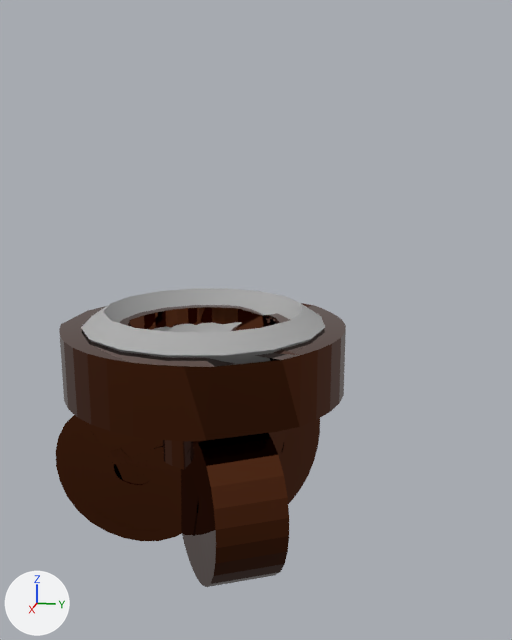
Before and after pictures for a commit that changed the Blender file Blends/AncientRuins/ancient_clutter.blend.
One viewpoint serves both versions: a 50 mm camera at (5.11, 1.42, 2.9) aimed at (-0.01, 0.4, 1.62). Lighting does not change. The marker at lower left points along +X, +Y and +Z. The older version comes first.

The scene before the commit, as lines of its bpy script (objects in view):
```python
me_basin = bpy.data.meshes.new('Basin')
me_basin.from_pydata(...)  # 49 vertices, 48 faces; spans x -0.92..0.92, y -0.92..0.92, z 0.97..1.59
me_basin.polygons.foreach_set('use_smooth', [True] * 48)
me_basin.materials.append(mat_ancientconcrete)  # grey #adadad
me_handler = bpy.data.meshes.new('Handler')
me_handler.from_pydata(...)  # 45 vertices, 0 faces, 48 loose edges; spans x -0.88..0.88, y -0.98..0.84, z 0.01..1.32
me_handler.materials.append(mat_ancientmetal)  # brown #693a22
ob_basin = bpy.data.objects.new('Basin', me_basin)
ob_basin.location = (0.0, 0.0, 0.0)
_m = ob_basin.modifiers.new('Solidify', 'SOLIDIFY')
_m.thickness = 0.2
ob_handler = bpy.data.objects.new('Handler', me_handler)
ob_handler.location = (0.0, 0.0, 0.0)
_m = ob_handler.modifiers.new('Subdivision', 'SUBSURF')
_m = ob_handler.modifiers.new('Skin', 'SKIN')
```
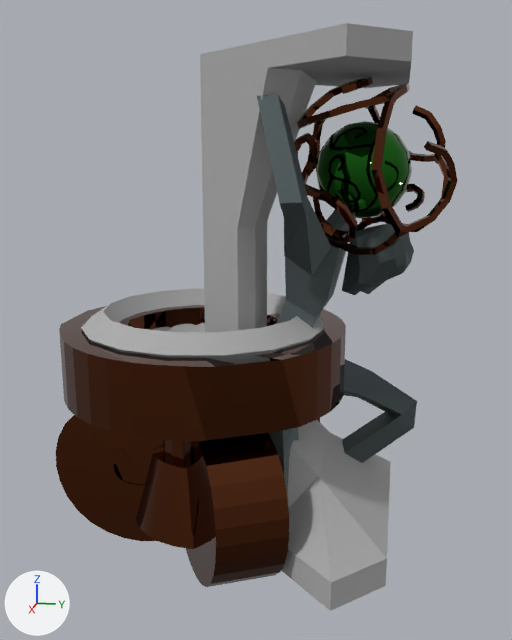
Location of each change, [x1, y1, x2, y2] in pixels of the pictures (512 x 640 px):
'Atlas', added
    after: [200, 23, 457, 611]
    faces in mat_ancientconcrete (grey #adadad): [200, 23, 413, 611]
    faces in mat_ancientman (dark grey #636c6e): [257, 95, 417, 496]
    faces in mat_ancientmetal (brown #693a22): [294, 76, 457, 255]
    faces in mat_sphere (dark green #277324): [316, 121, 412, 219]
'Connector', added (brown)
    after: [136, 454, 194, 549]

The change, as a list of edits to the scene's bpy script:
```text
Add mat_sphere:
    mat_sphere = principled_material('Sphere')
    mat_sphere.base_color = (0.0206, 0.17, 0.0177)  # dark green #277324
    mat_sphere.metallic = 1.0
    mat_sphere.roughness = 0.0
Add mat_ancientman:
    mat_ancientman = principled_material('AncientMan')
    mat_ancientman.base_color = (0.124, 0.151, 0.155)  # dark grey #636c6e
    mat_ancientman.metallic = 1.0
    mat_ancientman.roughness = 0.7
Add me_connector:
    me_connector.from_pydata(...)  # 64 vertices, 34 faces; spans x -0.572..0.574, y -0.585..0.589, z -0.131..0.66
    me_connector.polygons.foreach_set('use_smooth', [True] * 34)
    me_connector.materials.append(mat_ancientmetal)  # brown #693a22
Add me_atlas:
    me_atlas.from_pydata(...)  # 1778 vertices, 1803 faces, 1 loose edge; spans x -1.11..1.11, y -0.15..1.79, z 0.0..3.52
    # faces by material slot: [162, 43, 1470, 128]
    me_atlas.materials.append(mat_ancientman)  # dark grey #636c6e
    me_atlas.materials.append(mat_ancientconcrete)  # grey #adadad
    me_atlas.materials.append(mat_ancientmetal)  # brown #693a22
    me_atlas.materials.append(mat_sphere)  # dark green #277324
Add ob_connector:
    ob_connector = bpy.data.objects.new('Connector', me_connector)
    ob_connector.location = (0.0, 0.0, 0.0)
    ob_connector.rotation_euler = (-0.0557, 0.222, -0.229)  # degrees (-3.2, 13, -13)
Add ob_atlas:
    ob_atlas = bpy.data.objects.new('Atlas', me_atlas)
    ob_atlas.location = (0.0, 0.0, 0.0)
```
